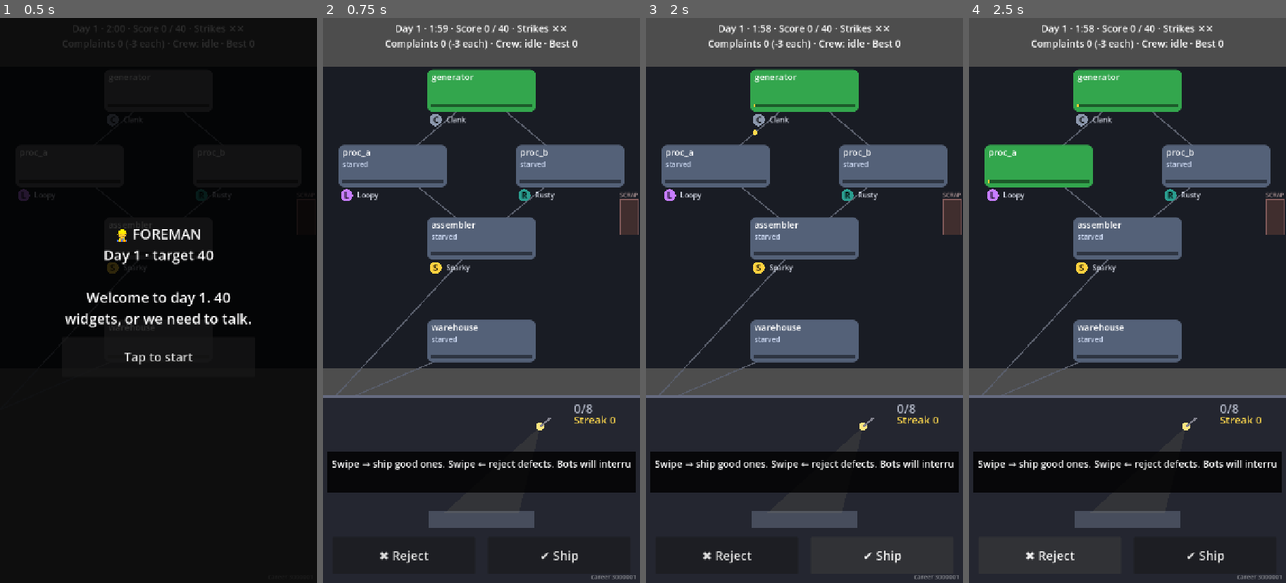
Above: before the commit, frames 1-4 (left to right).
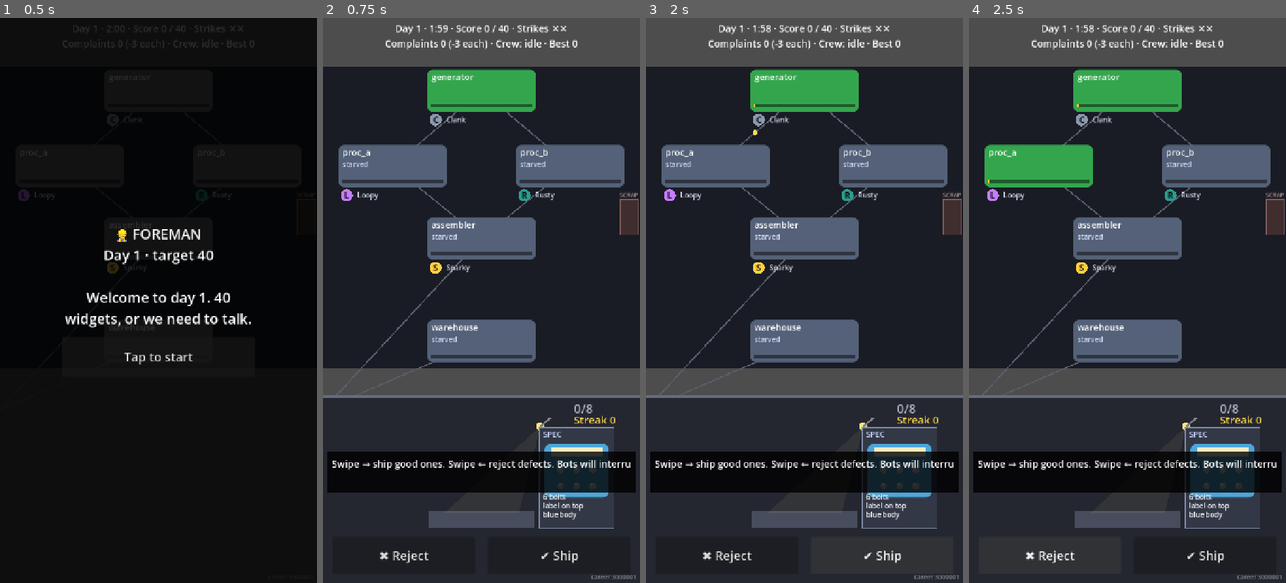
Above: after the commit, the same moments.

Repository: JasonHitching/human-error
Game: Godot game, scene res://main.tscn
Same seed, same stepped clock (60 frames per second), same inputs: the game is played once before the commit and once after it.
Inputs:
- Up to frame 1 (0.5 s): no input
- Up to frame 2 (0.75 s): click "Tap to start" at 0.5 s
- Up to frame 3 (2 s): click "✔ Ship" at 1.25 s
- Up to frame 4 (2.5 s): click "✖ Reject" at 2 s

Frame 1 is identical in both runs. In frame 2, 2.2% of the frame differs, in the area x 68-92%, y 72-91%; in frame 3, 2.2%; in frame 4, 2.2%.

Commit message:
#38 Spec card + why-was-that-wrong feedback
Co-Authored-By: Claude Sonnet 5.5 <noreply@anthropic.com>
Claude-Session: https://claude.ai/code/session_01K8aWAWovtgNqaF9CHyRzFa

Diff:
--- a/game/scripts/main.gd
+++ b/game/scripts/main.gd
@@ -6,6 +6,7 @@
 const FACTORY_FRAC := 0.62  # factory view: top 62% (below the HUD)
 const STRIP_FRAC := 0.67  # desk strip: bottom 33%
 const SWIPE_MIN := 80.0
+const COLOUR_NAME := "blue"  # matches QaDeskView.COL_BODY
 const HINT := "Swipe → ship good ones. Swipe ← reject defects. Bots will interrupt you."
 
 enum Phase { BANNER, PLAYING, REVIEW, FIRED }
@@ -21,6 +22,7 @@
 var _acc: float = 0.0
 var _best_days: int = 0
 var _holding: bool = false
+var _decoy_tip_shown: bool = false
 var _flash_left: float = 0.0
 var _offers: Array[Dictionary] = []
 var _ship_btn: Button  # temporary inspect buttons (real desk comes in M2-02)
@@ -51,6 +53,7 @@
 
 
 func _new_career(seed_value: int) -> void:
+	_decoy_tip_shown = false
 	_career = Career.new(_config, seed_value)
 	_show_day()
 
@@ -60,6 +63,7 @@
 	_view.setup(_factory, _config)
 	_desk.setup(_factory)
 	_desk.hint = HINT if _career.day == 1 else ""
+	_desk.caption = "6 bolts · label on top · %s body" % COLOUR_NAME if _career.day == 1 else ""
 	_acc = 0.0
 	_holding = false
 	_phase = Phase.BANNER
@@ -96,9 +100,12 @@
 			_desk.flash("BRB — busy at a machine", Color(0.8, 0.8, 0.85))
 		Factory.InspectResult.COMPLAINT:
 			_desk.flash("COMPLAINT!", Color(1.0, 0.25, 0.2), 1.6)
+			_desk.flash("Missed: " + String(_factory.last_inspected()["defect"]).replace("_", " ").to_upper(), Color(1.0, 0.5, 0.3), 2.0)
 			_desk.flash(_career.foreman_line_at("complaint", _factory.complaints), Color(1.0, 0.7, 0.6), 2.0)
 		Factory.InspectResult.WASTED:
-			_desk.flash("Wasted", Color(1.0, 0.75, 0.3))
+			var decoy := String(_factory.last_inspected()["decoy"])
+			var why := "no defect" if decoy == "" else "just a " + ("sticker" if decoy.begins_with("sticker") else decoy)
+			_desk.flash("That was fine — " + why, Color(1.0, 0.75, 0.3), 2.0)
 		Factory.InspectResult.CAUGHT:
 			_desk.flash("Caught it!", Color(0.4, 1.0, 0.5))
 
@@ -139,6 +146,11 @@
 		if _factory.is_over():
 			_end_shift()
 	_desk.visible = _phase == Phase.PLAYING
+	if _phase == Phase.PLAYING and _career.day == 1 and not _decoy_tip_shown:
+		var q := _factory.qa_queue()
+		if not q.is_empty() and String(q[0].get("decoy", "")) != "":
+			_decoy_tip_shown = true
+			_desk.flash("Scuffs and stickers are fine.", Color(0.6, 0.9, 1.0), 3.0)
 	_ship_btn.visible = _phase == Phase.PLAYING
 	_reject_btn.visible = _phase == Phase.PLAYING
 	_view.alpha = clampf(_acc / dt, 0.0, 1.0) if _phase == Phase.PLAYING else 0.0
--- a/game/scripts/sim/career.gd
+++ b/game/scripts/sim/career.gd
@@ -65,7 +65,7 @@
 		strikes += 1
 		if strikes >= config.max_strikes:
 			fired = true
-	return {"hit": hit, "shipped": score, "target": f.target, "strikes": strikes, "fired": fired, "points": points, "caught": f.caught, "complaints": f.complaints, "wasted": f.wasted}
+	return {"hit": hit, "shipped": score, "target": f.target, "strikes": strikes, "fired": fired, "points": points, "caught": f.caught, "complaints": f.complaints, "wasted": f.wasted, "missed_by_type": f.missed_by_type.duplicate()}
 
 
 func offers() -> Array[Dictionary]:
--- a/game/scripts/sim/factory.gd
+++ b/game/scripts/sim/factory.gd
@@ -28,6 +28,7 @@
 var complaints: int = 0
 var caught: int = 0
 var wasted: int = 0
+var missed_by_type: Dictionary = {}  # defect -> count shipped with that defect this shift
 var streak: int = 0  # consecutive correct rejects
 var idle_ticks: int = 0  # worker had nothing useful to do
 var qa_ticks: int = 0
@@ -43,6 +44,7 @@
 
 var _config: SimConfig
 var _qa: Machine = null
+var _last_inspected: Dictionary = {}
 var _qa_items: Array[Dictionary] = []  # products waiting for inspection, front first
 var _qa_link: int = -1  # link index qa -> warehouse
 var _inspect_left: int = 0
@@ -188,6 +190,11 @@
 	return not crew_busy
 
 
+## The product just inspected: {defect, decoy, bot}. Empty before the first inspect.
+func last_inspected() -> Dictionary:
+	return _last_inspected.duplicate()
+
+
 ## Inspect the front product: ship it or reject it. Recorded for replay.
 func inspect(ship: bool) -> int:
 	actions.append({"tick": tick, "inspect": true, "ship": ship})
@@ -198,6 +205,7 @@
 	if _qa_items.is_empty():
 		return InspectResult.EMPTY
 	var item: Dictionary = _qa_items.pop_front()
+	_last_inspected = {"defect": item["defect"], "decoy": item.get("decoy", ""), "bot": item.get("bot", "")}
 	_qa.input_count = maxi(0, _qa.input_count - 1)
 	_inspect_left = maxi(1, roundi(_config.inspect_seconds * inspect_speed * _config.tick_rate))
 	var bad := String(item["defect"]) != ""
@@ -206,6 +214,7 @@
 			_transit.append({"link": _qa_link, "left": _links[_qa_link]["ticks"], "junk": false, "scrap": false, "product": item})
 		if bad:
 			complaints += 1
+			missed_by_type[item["defect"]] = int(missed_by_type.get(item["defect"], 0)) + 1
 			streak = 0
 			return InspectResult.COMPLAINT
 		return InspectResult.SHIPPED
--- a/game/scripts/ui/hud.gd
+++ b/game/scripts/ui/hud.gd
@@ -122,7 +122,7 @@
 
 
 func show_review(res: Dictionary, line: String, offers: Array[Dictionary]) -> void:
-	_review_label.text = "Day over\nScore %d / %d — %s\nCaught %d · Complaints %d · Wasted %d\nStrikes %d\n\n%s" % [res["shipped"], res["target"], "HIT" if res["hit"] else "MISS", res["caught"], res["complaints"], res["wasted"], res["strikes"], line]
+	_review_label.text = "Day over\nScore %d / %d — %s\nCaught %d · Complaints %d · Wasted %d\nStrikes %d%s\n\n%s" % [res["shipped"], res["target"], "HIT" if res["hit"] else "MISS", res["caught"], res["complaints"], res["wasted"], res["strikes"], _missed_line(res), line]
 	for n in _review_box.get_children():
 		if n != _review_label:
 			_review_box.remove_child(n)
@@ -148,3 +148,14 @@
 func _show_only(o: Control) -> void:
 	for c: Control in [banner, review, fired]:
 		c.visible = c == o
+
+
+## "\nMissed: crack ×2, dent ×1" or "" when nothing was missed.
+func _missed_line(res: Dictionary) -> String:
+	var m: Dictionary = res.get("missed_by_type", {})
+	if m.is_empty():
+		return ""
+	var parts: Array[String] = []
+	for k in m:
+		parts.append("%s ×%d" % [String(k).replace("_", " "), int(m[k])])
+	return "\nMissed: " + ", ".join(parts)
--- a/game/scripts/view/qa_desk_view.gd
+++ b/game/scripts/view/qa_desk_view.gd
@@ -10,6 +10,7 @@
 var factory: Factory
 var rect := Rect2(0, 0, 100, 100)  # strip rect in screen space
 var hint: String = ""
+var caption: String = ""  # spec card caption (day 1 only), lines split by " · "
 var _font: Font = ThemeDB.fallback_font
 var _time: float = 0.0
 var _last_q: int = 0
@@ -47,6 +48,26 @@
 	var h := maxf(120.0, rect.size.y - 70.0 - 110.0)
 	var s := minf(h, rect.size.x * 0.5)
 	return Rect2(rect.position.x + rect.size.x * 0.5 - s * 0.5, top + (h - s) * 0.5, s, s)
+
+
+## Spec card: right of the pad, above the ship/reject buttons (pad rows end 110px above strip bottom).
+func spec_rect() -> Rect2:
+	var pad := pad_rect()
+	var w := clampf(rect.end.x - pad.end.x - 20.0, 60.0, 170.0)
+	return Rect2(pad.end.x + 10.0, pad.position.y, w, minf(pad.size.y, w * 0.75 + 100.0))
+
+
+func _draw_spec() -> void:
+	var r := spec_rect()
+	draw_rect(r, Color(0.2, 0.22, 0.28))
+	draw_rect(r, Color(0.5, 0.55, 0.65), false, 2.0)
+	_text("SPEC", r.position + Vector2(8, 22), 18, Color(0.8, 0.85, 1.0), r.size.x - 16)
+	draw_product({"defect": "", "decoy": "", "bot": ""}, r.position + Vector2(r.size.x * 0.5, 30.0 + r.size.x * 0.4), Vector2(r.size.x - 8.0, r.size.x - 8.0))
+	if caption != "":
+		var y := r.position.y + 36.0 + r.size.x * 0.75
+		for line in caption.split(" · "):
+			_text(line, Vector2(r.position.x + 8, y), 16, Color.WHITE, r.size.x - 16)
+			y += 20.0
 
 
 func _process(d: float) -> void:
@@ -81,6 +102,7 @@
 	_draw_queue(q)
 	var pad := pad_rect()
 	_draw_pad(pad)
+	_draw_spec()
 	var shake := 0.0
 	if not _anim.is_empty() and _anim["kind"] == "reject":
 		shake = sin(float(_anim["t"]) * 40.0) * 6.0 * (1.0 - float(_anim["t"]))
--- a/game/tests/test_qa.gd
+++ b/game/tests/test_qa.gd
@@ -213,3 +213,33 @@
 	g.get_machine("proc_a").overclocked = true
 	Autoplayers.act("careful", g, Autoplayers.make_rng(1))
 	assert_true(g.crew_busy, "careful fixes when the queue is short")
+
+
+func test_last_inspected_reports_item() -> void:
+	var f := _fac()
+	assert_eq(f.last_inspected().size(), 0, "empty before first inspect")
+	f._qa_items.append({"defect": "", "decoy": "scuff", "bot": "Sparky"})
+	f.get_machine("qa_desk").input_count += 1
+	f.inspect(false)
+	var li := f.last_inspected()
+	assert_eq(li["defect"], "")
+	assert_eq(li["decoy"], "scuff")
+	assert_eq(li["bot"], "Sparky")
+
+
+func test_missed_by_type_counts_shipped_defects_only() -> void:
+	var f := _fac()
+	_put(f, "crack")
+	f.inspect(true)
+	_run(f, 40)
+	_put(f, "crack")
+	f.inspect(true)
+	_run(f, 40)
+	_put(f, "dent")
+	f.inspect(false)  # caught, not missed
+	_run(f, 40)
+	_put(f, "dent")
+	f.inspect(true)
+	assert_eq(f.missed_by_type.get("crack", 0), 2)
+	assert_eq(f.missed_by_type.get("dent", 0), 1)
+	assert_eq(f.last_inspected()["defect"], "dent")
--- a/game/tools/ui_check.gd
+++ b/game/tools/ui_check.gd
@@ -38,6 +38,14 @@
 			_fails.append("button '%s' not on-screen: %s" % [b.text, b.get_global_rect()])
 		if b.size.x < 120.0 or b.size.y < 80.0:
 			_fails.append("button '%s' too small: %s" % [b.text, b.size])
+	var spec := desk.spec_rect()
+	if not screen.encloses(spec):
+		_fails.append("spec card off-screen: %s" % spec)
+	for r: Rect2 in [desk.pad_rect(), _main._reject_btn.get_global_rect(), _main._ship_btn.get_global_rect()]:
+		if spec.intersects(r):
+			_fails.append("spec card %s overlaps %s" % [spec, r])
+	if desk.caption == "":
+		_fails.append("day 1 spec caption missing")
 	var f: Factory = _main._factory
 	f._qa_items.append({"defect": "", "decoy": "", "bot": ""})
 	f._qa.input_count += 1
